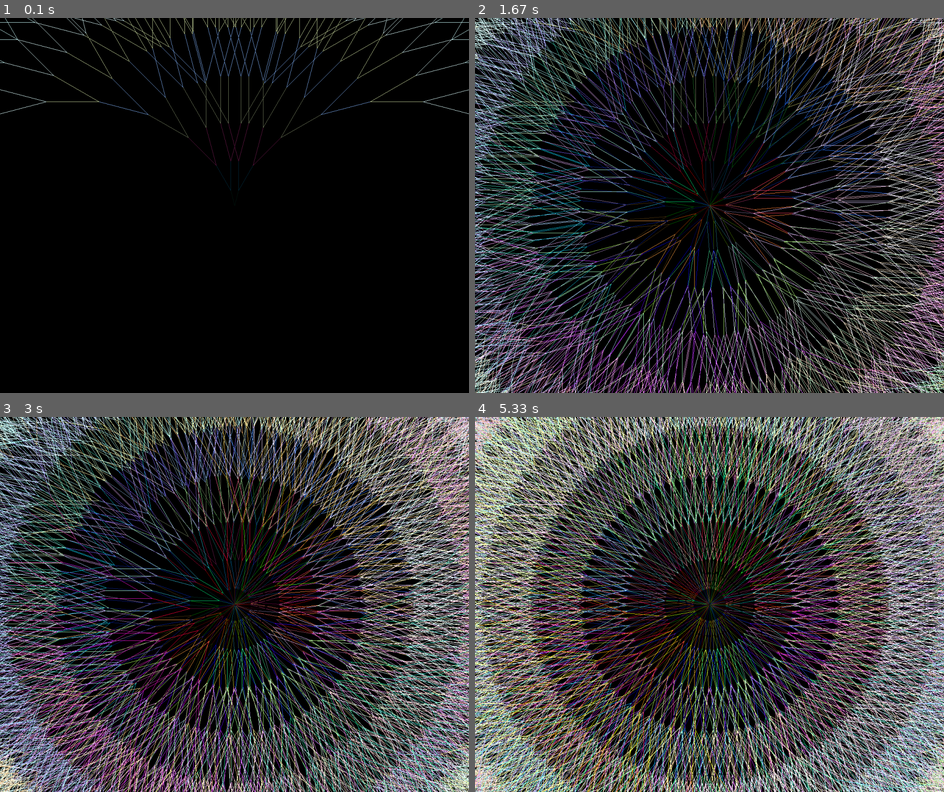
Above: before the commit, frames 1-4 (two rows, left to right).
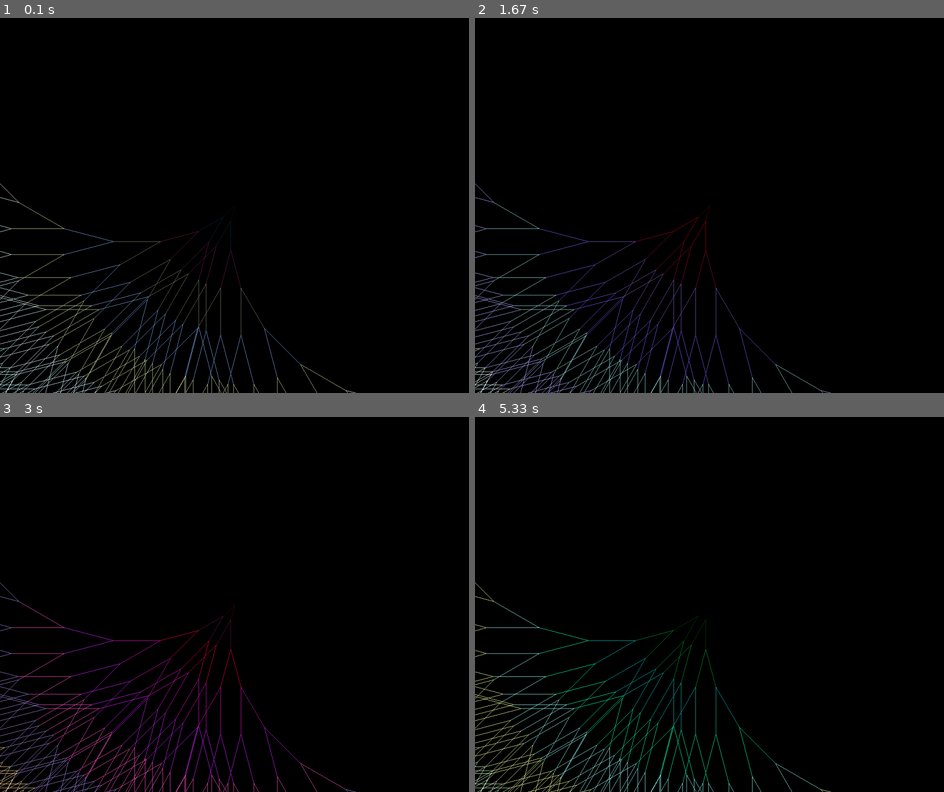
Above: after the commit, the same moments.

Repository: alex-piccione/pygame.fractals
Game: pygame game, started from main.py
Same seed, same stepped clock (60 frames per second), same inputs: the game is played once before the commit and once after it.
Inputs:
- Up to frame 1 (0.1 s): no input
- Up to frame 2 (1.67 s): no input
- Up to frame 3 (3 s): no input
- Up to frame 4 (5.33 s): no input

The runs differ from the first frame. In frame 1, 5.5% of the frame differs, in the area x 0-100%, y 0-100%; in frame 2, 41%; in frame 3, 56%; in frame 4, 70%.

Commit message:
quello che ho fatto

Diff:
--- a/main.py
+++ b/main.py
@@ -67,13 +67,19 @@
 
 center = (WIDTH/2, HEIGHT/2)
 start_color = (0, 0, 0)
+start_angle = 0 # required to have Up as start direction
+n_parts = 3 # how many
+
+
+
 running = True
-angle = -90
 while running:
     #screen.fill((0,0,0))
-
+    angle = start_angle + 360/n_parts
+    if angle > 360:
+        angle = 0
+        screen.fill((0,0,0))
     drawBranches( [(center, angle)], 1, start_color)
-    angle +=25
     pygame.time.delay(10)
     for event in pygame.event.get():
         if (event.type == pygame.QUIT):
